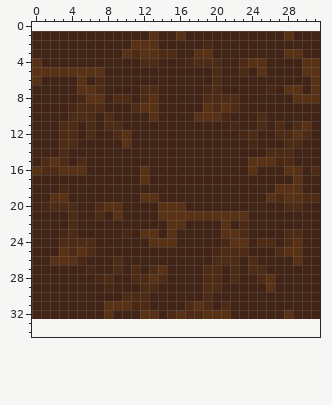
A pixel-art sprite gets an edit: res/level1/wood.png. The picture above is the old version.
The file is 32x32 pixels. Colours within 5 levels of each other are drawn and written as one. The old version is drawn lined up with the new one, on the new canvas.
And afterwards:
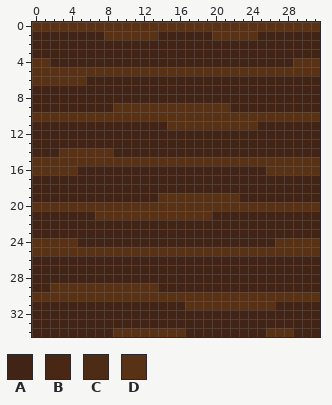
Palette (. is transparent): A #412416  B #482815  C #4e2b15  D #593215
Change:
canvas 32x32 -> 32x35, the old top-left corner now at 0,1
y 0: x 0..31 ................................ -> DDDDDDDDDDDDDDDDDDDDDDDDDDDDDDDD
y 1: x 8..12 AAAAA -> DDDDD; x 16 D -> A; x 20..24 AAAAA -> DDDDD; x 28 D -> A
y 2: x 11..13 DDD -> AAA; x 19 B -> A
y 3: x 10..15 DCDDCC -> AAAAAA; x 18..19 DD -> AA; x 28..29 DD -> AA
y 4: x 1 A -> D; x 12..13 CC -> AA; x 17..20 BCCC -> AAAA; x 23..25 CDD -> AAA; x 29 A -> D
y 5: x 8..24 AAAAAAAAAAAACAACA -> DDDDDDDDDDDDDDDDD; x 26..29 AAAA -> DDDD
y 6: x 1..4 AAAA -> DDDD; x 7 C -> A; x 20 C -> A; x 31 D -> A
y 7: x 5..7 DDC -> AAA; x 12..13 CC -> AA; x 19..20 BC -> AA; x 26 B -> A; x 28..29 DD -> AA; x 31 D -> A
y 8: x 5..7 BDD -> AAA; x 9..10 CC -> AA; x 12..13 CD -> AA; x 19..22 CCCC -> AAAA; x 29..31 DDD -> AAA
y 9: x 4..7 BCCC -> AAAA; x 9..11 AAC -> DDD; x 14..18 AAAAA -> DDDDD; x 20 C -> D; x 22 C -> A
y 10: x 0..12 AAAACCCACAAAA -> DDDDDDDDDDDDD; x 14..17 AAAA -> DDDD; x 21..31 BAAACAAAAAA -> DDDDDDDDDDD
y 11: x 3..4 CC -> AA; x 6 C -> A; x 8..9 CC -> AA; x 15..25 AAAAAAABAAC -> DDDDDDDDDDA; x 27 C -> A; x 29..30 CD -> AA
y 12: x 3..4 CC -> AA; x 6 C -> A; x 9..10 CD -> AA; x 23..24 BC -> AA; x 27..30 CCDC -> AAAA
y 13: x 3..4 CC -> AA; x 10 D -> A; x 24 B -> A; x 28..29 CC -> AA
y 14: x 3..8 CAAAAA -> DDDDDD; x 26..28 CCC -> AAA
y 15: x 0..1 AC -> DD; x 3..23 CACAAAAAAAAAAAAAAAAAA -> DDDDDDDDDDDDDDDDDDDDD; x 27..31 BCAAA -> DDDDD
y 16: x 1..2 CC -> DD; x 5 D -> A; x 12 D -> A; x 24 D -> A; x 26..27 AA -> DD; x 30..31 AC -> DD
y 17: x 12 D -> A; x 29 D -> A
y 18: x 3 B -> A; x 27..29 DDD -> AAA
y 19: x 2..3 DD -> AA; x 12..22 DDAAAAAAAAA -> AADDDDDDDDD; x 26..31 DCDDCC -> AAAAAA
y 20: x 0..7 ABCCCAAC -> DDDDDDDD; x 10..13 AAAA -> DDDD; x 17..31 AAAAAAAAAAACCAA -> DDDDDDDDDDDDDDD
y 21: x 4 C -> A; x 7..8 CA -> DD; x 10..13 AAAA -> DDDD; x 20..23 DDDD -> AAAA
y 22: x 4 C -> A; x 15..16 DD -> AA; x 21 D -> A; x 23 C -> A
y 23: x 3..4 BC -> AA; x 10 B -> A; x 12..13 DD -> AA; x 15 D -> A; x 21..23 DDC -> AAA; x 28..29 CC -> AA
y 24: x 0..6 AAACCCC -> DDDDDAA; x 13..15 DDD -> AAA; x 21..23 BDD -> AAA; x 25..28 CCAC -> AADD; x 30..31 AA -> DD
y 25: x 0..2 AAA -> DDD; x 4 C -> D; x 6..27 CAAAAAAAAAAAAABCCCAAAC -> DDDDDDDDDDDDDDDDDDDDDD; x 30..31 AA -> DD
y 26: x 2..5 DDDB -> AAAA; x 9 C -> A; x 20..22 CCC -> AAA; x 24 C -> A; x 29 D -> A
y 27: x 6 B -> A; x 9 C -> A; x 11 C -> A; x 13..14 CD -> AA; x 19..20 CC -> AA; x 22 C -> A; x 24..25 CC -> AA
y 28: x 7..8 BC -> AA; x 11..14 CCDC -> AAAA; x 19..20 CC -> AA; x 22 C -> A; x 25..26 CD -> AA
y 29: x 2..13 AAAAAABAAACC -> DDDDDDDDDDDD; x 19..20 CC -> AA; x 26 D -> A
y 30: x 0..31 AAAAAAAAAACCCAAAAAACAAAAAAAAAAAA -> DDDDDDDDDDDDDDDDDDDDDDDDDDDDDDDD
y 31: x 8..12 DDDBC -> AAAAA; x 17 C -> D; x 19..26 CACAAAAA -> DDDDDDDD
y 32: x 8 D -> A; x 12..13 DD -> AA; x 15..21 CDCCDDD -> AAAAAAA; x 28 D -> A
y 33: x 0..31 ................................ -> AAAAAAAAAAAAAAAAAAAAAAAAAAAAAAAA
y 34: x 0..31 ................................ -> AAAAAAAAADDDDDDDDAAAAAAAAADDDAAA
Pixel boxes of the changes (left, top, right, bottom) in both pictures:
changed: (32, 22, 320, 337)
